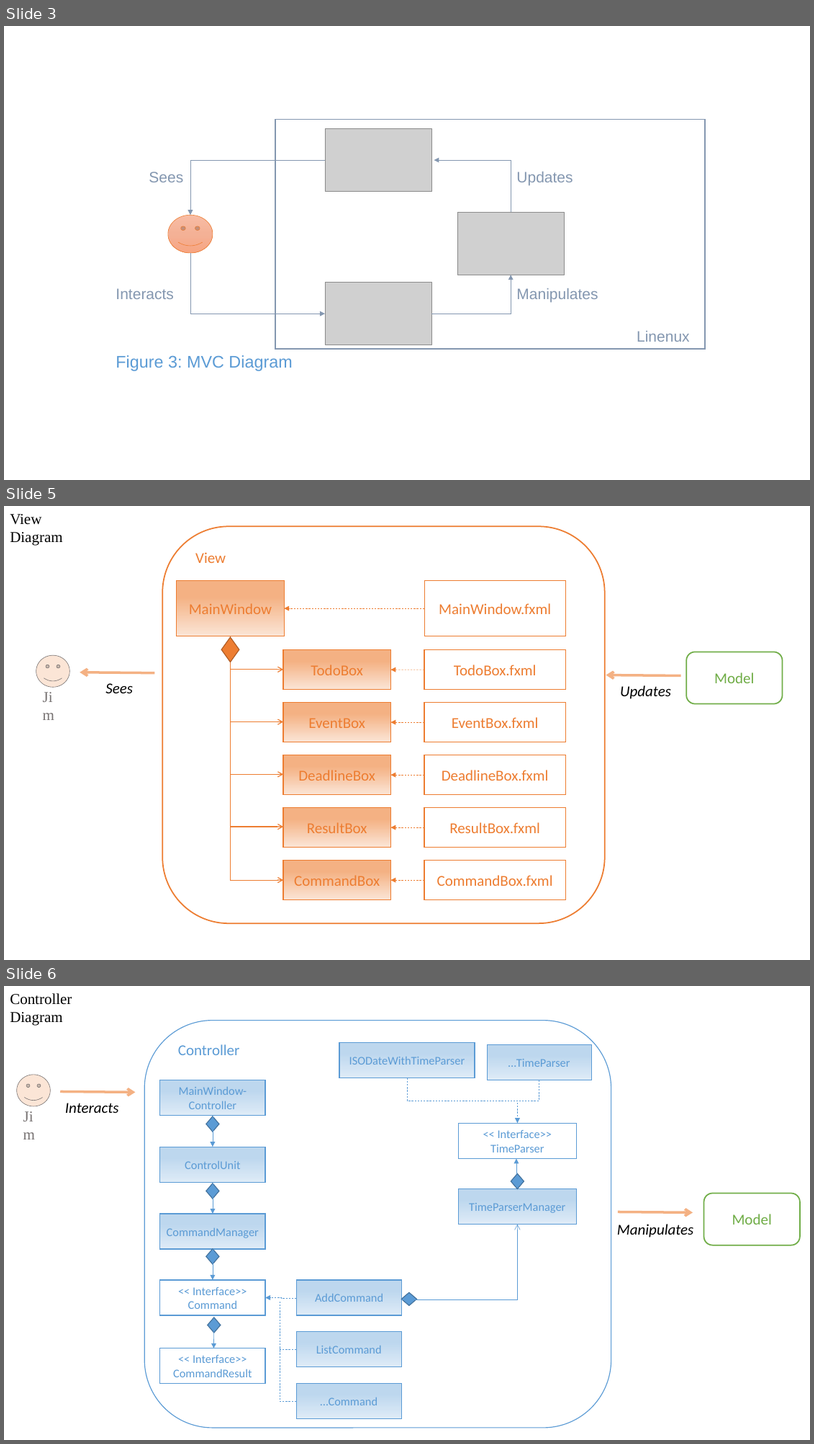
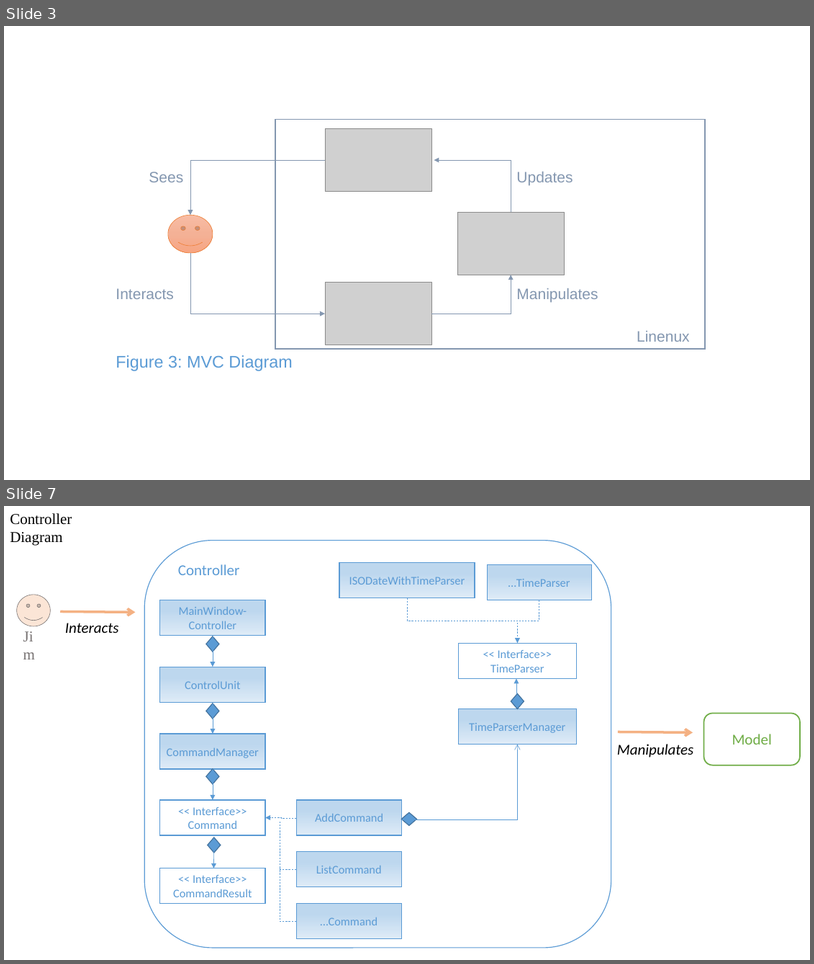
Before and after one commit to CS2103AUG2016-W11-C1/main, a slide deck: doc/DeveloperGuide.pptx. Shown one above the other, each under a label of ours: slides 3, 5 and 6 before the commit, slides 3 and 7 after it; the slides between them are not shown. The pictures are 814x1444 and 814x964 pixels, drawn with LibreOffice and Linux fonts; fonts in the diff are those of the drawing; grey boxes stand for pictures. Boxes give left, top, right and bottom in pixels: in the first picture for what was removed or moved away, otherwise in the second. Text is boxed around its words. In the diff, an @@ line names an element or a change of style, - is before the commit and + after.

```diff
--- a/doc/DeveloperGuide.pptx
+++ b/doc/DeveloperGuide.pptx
@@ slide 5 removed at <box>4,506,810,960</box>, background #FFFFFF @@
@@ text removed at <box>10,514,62,546</box> @@
-View Diagram
@@ group removed at <box>36,527,783,924</box>: 12 rectangles, 12 arrows, 4 texts, 2 rounded rectangles, 1 elbow arrow, 1 smiley face, 1 diamond @@
-MainWindow
-View
-Model
-TodoBox
-EventBox
-TodoBox.fxml
-ResultBox.fxml
-DeadlineBox.fxml
-MainWindow.fxml
-Jim
-Sees
-Updates
-DeadlineBox
-CommandBox.fxml
-ResultBox
-CommandBox
-EventBox.fxml
@@ what was slide 6 is now slide 7 @@
```
Also in this commit, not shown: 1 slide changed, 2 slides added, 10 other files.
